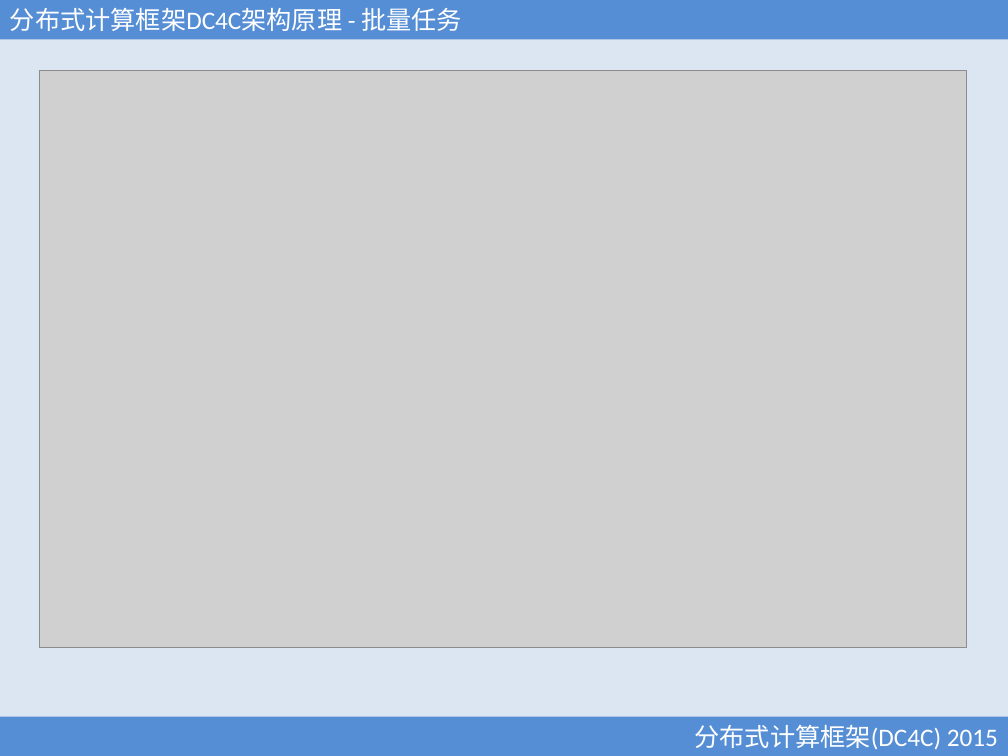
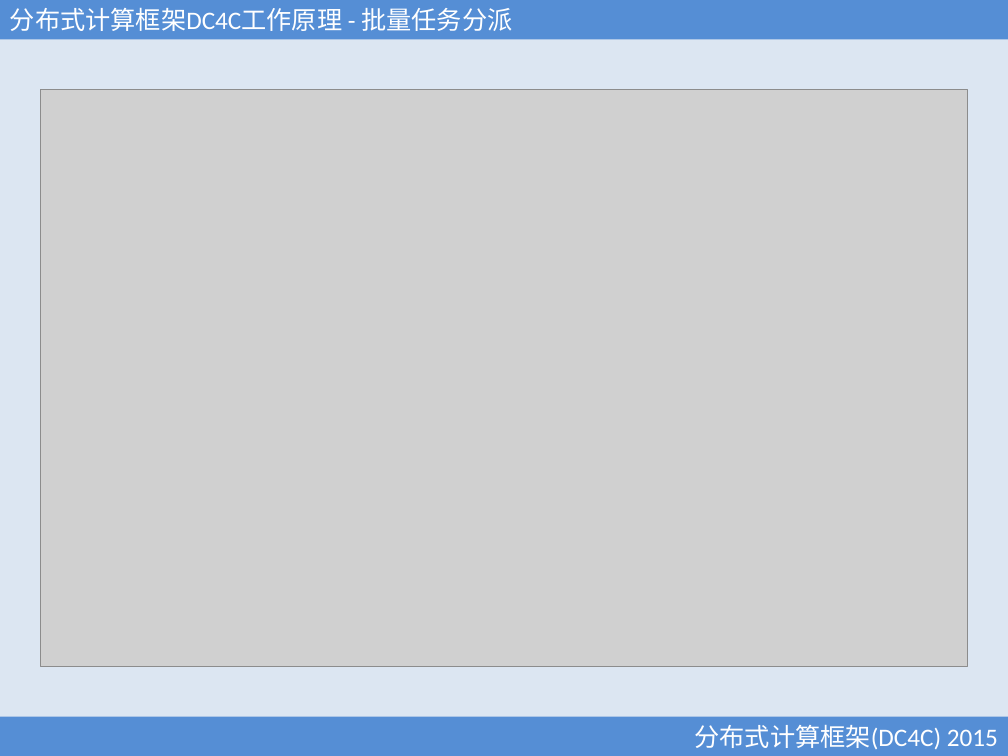
Before and after one commit to xubingyue/dc4c, a slide deck: slide 12 of doc/DC4C.ppt (slide 8 before the commit). Drawn at 1008x756 pixels with LibreOffice and Linux fonts; fonts in the diff are those of the drawing; grey boxes stand for pictures. Boxes give left, top, right and bottom in pixels: in the first picture for what was removed or moved away, otherwise in the second. Text is boxed around its words. In the diff, an @@ line names an element or a change of style, - is before the commit and + after.

```diff
--- a/doc/DC4C.ppt
+++ b/doc/DC4C.ppt
@@ text in rectangle at [10, 8, 512, 31]: text changed @@
-分布式计算框架DC4C架构原理 - 批量任务
+分布式计算框架DC4C工作原理 - 批量任务分派
@@ picture: place and size @@
-picture at [39, 71, 967, 647]
+picture at [40, 90, 968, 666]
```
Also in this commit, not shown: 10 other slides changed, 4 slides added, 14 other files.
